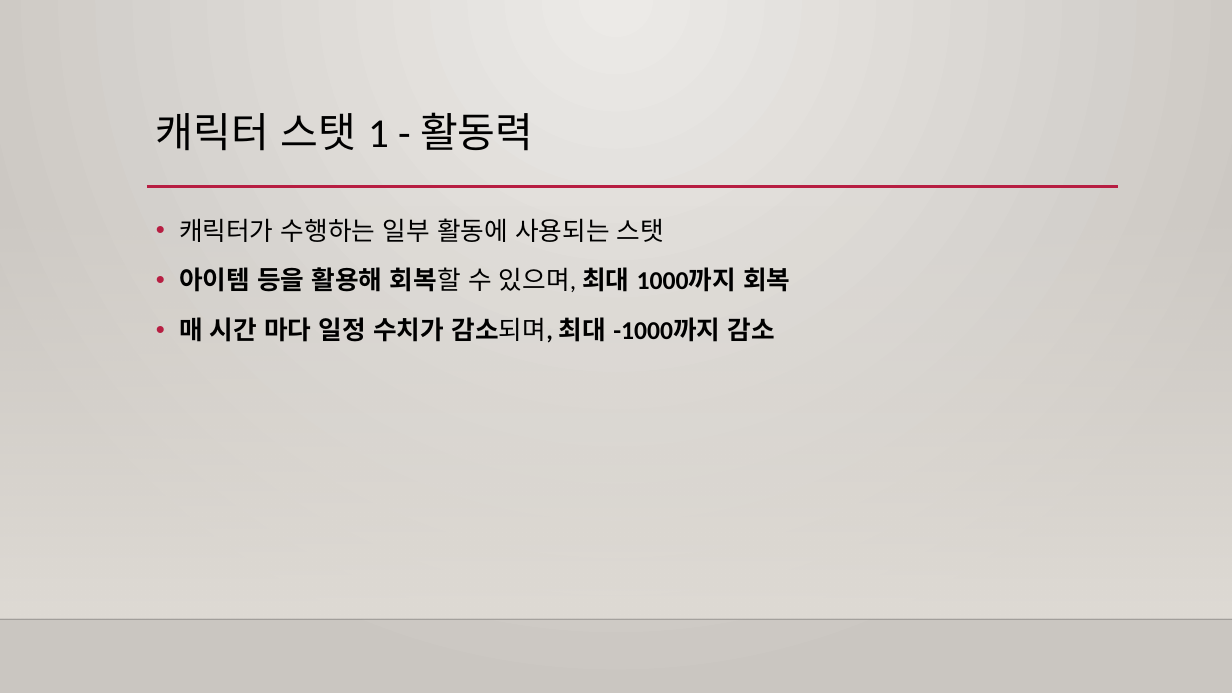
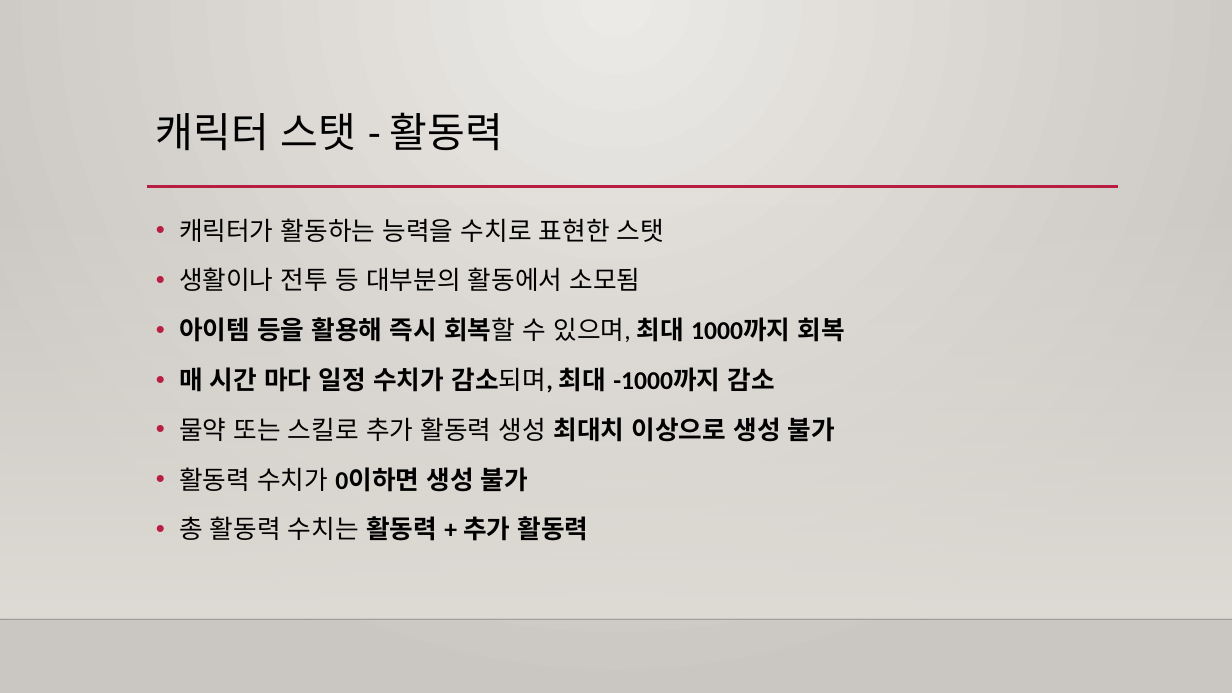
Before and after one commit to Raynia/Alchemist-Diary, a slide deck: slide 6 of Specification/Prototype/프로토타입 기획서.pptx (slide 7 before the commit). Drawn at 1232x693 pixels with LibreOffice and Linux fonts; fonts in the diff are those of the drawing; background and template pictures are left out. Boxes give left, top, right and bottom in pixels: in the first picture for what was removed or moved away, otherwise in the second. Text is boxed around its words. In the diff, an @@ line names an element or a change of style, - is before the commit and + after.

```diff
--- a/Specification/Prototype/프로토타입 기획서.pptx
+++ b/Specification/Prototype/프로토타입 기획서.pptx
@@ title at [156,112,503,151]: text changed @@
-캐릭터 스탯 1 - 활동력
+캐릭터 스탯 - 활동력
@@ text at [179,218,845,342]: text changed @@
-• 캐릭터가 수행하는 일부 활동에 사용되는 스탯
-• 아이템 등을 활용해 회복할 수 있으며, 최대 1000까지 회복
+• 캐릭터가 활동하는 능력을 수치로 표현한 스탯
+• 생활이나 전투 등 대부분의 활동에서 소모됨
+• 아이템 등을 활용해 즉시 회복할 수 있으며, 최대 1000까지 회복
@@ text at [179,417,835,541]: paragraphs added @@
+• 물약 또는 스킬로 추가 활동력 생성 최대치 이상으로 생성 불가
+• 활동력 수치가 0이하면 생성 불가
+• 총 활동력 수치는 활동력 + 추가 활동력
```
Also in this commit, not shown: 3 other slides changed, 4 slides removed.
